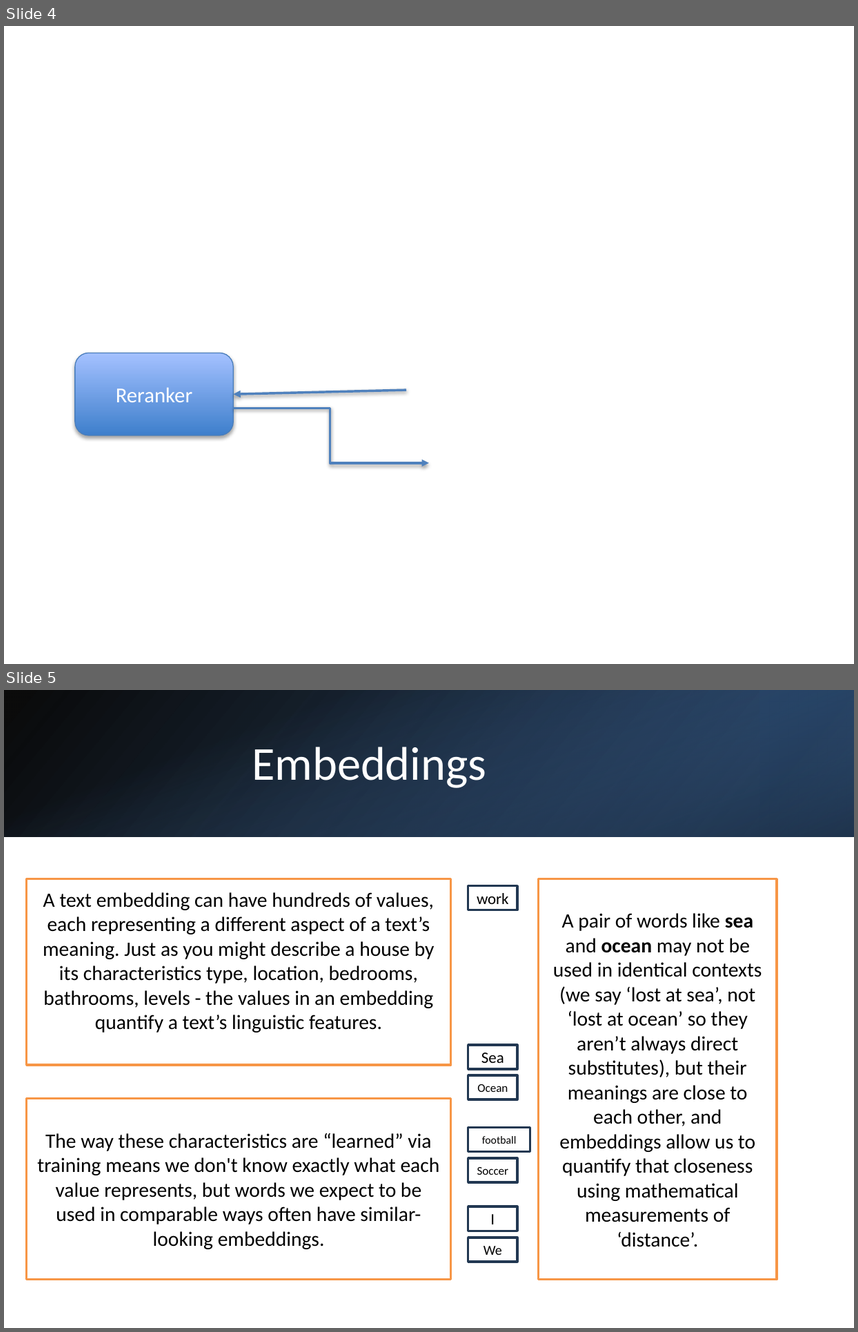
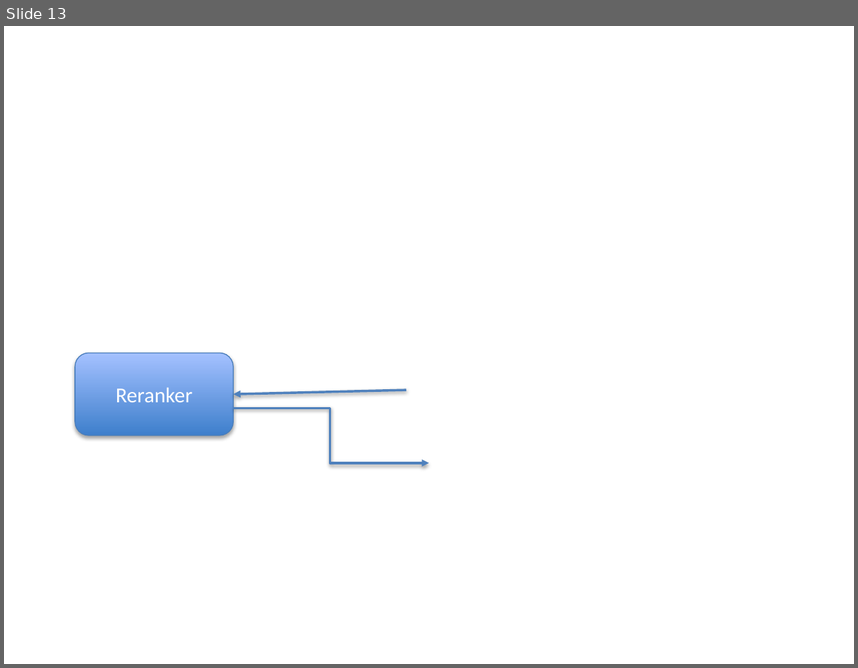
Before and after one commit to tniccum21/LLM_Class, a slide deck: Week06/Week06.pptx. Shown one above the other, each under a label of ours: slides 4 and 5 before the commit, slide 13 after it. The pictures are 858x1332 and 858x668 pixels, drawn with LibreOffice and Linux fonts; fonts in the diff are those of the drawing; background and template pictures are left out. Boxes give left, top, right and bottom in pixels: in the first picture for what was removed or moved away, otherwise in the second. Text is boxed around its words. In the diff, an @@ line names an element or a change of style, - is before the commit and + after.

```diff
--- a/Week06/Week06.pptx
+++ b/Week06/Week06.pptx
@@ slide 5 removed at bbox=[4, 690, 854, 1328], background #FFFFFF @@
@@ rectangle removed at bbox=[4, 690, 854, 836] @@
@@ rectangle removed at bbox=[4, 691, 854, 837] @@
@@ rectangle removed at bbox=[760, 690, 854, 836] @@
@@ text removed at bbox=[252, 747, 486, 788] @@
-Embeddings
@@ rectangle removed at bbox=[27, 879, 451, 1065] @@
-A text embedding can have hundreds of values, each representing a different aspect of a text’s meaning. Just as you might describe a house by its characteristics type, location, bedrooms, bathrooms, levels - the values in an embedding quantify a text’s linguistic features.
@@ rectangle removed at bbox=[468, 885, 517, 909] @@
-work
@@ rectangle removed at bbox=[539, 879, 777, 1279] @@
-A pair of words like sea and ocean may not be used in identical contexts (we say ‘lost at sea’, not ‘lost at ocean’ so they aren’t always direct substitutes), but their meanings are close to each other, and embeddings allow us to quantify that closeness using mathematical measurements of ‘distance’.
@@ rectangle removed at bbox=[468, 1045, 517, 1068] @@
-Sea
@@ rectangle removed at bbox=[468, 1075, 517, 1099] @@
-Ocean
@@ rectangle removed at bbox=[27, 1098, 451, 1279] @@
-The way these characteristics are “learned” via training means we don't know exactly what each value represents, but words we expect to be used in comparable ways often have similar-looking embeddings.
@@ rectangle removed at bbox=[468, 1127, 530, 1151] @@
-football
@@ rectangle removed at bbox=[468, 1158, 517, 1181] @@
-Soccer
@@ rectangle removed at bbox=[468, 1206, 517, 1230] @@
-I
@@ rectangle removed at bbox=[468, 1237, 517, 1261] @@
-We
@@ what was slide 4 is now slide 13 @@
```
Also in this commit, not shown: 9 slides added, 4 other slides removed, 14 other files.
